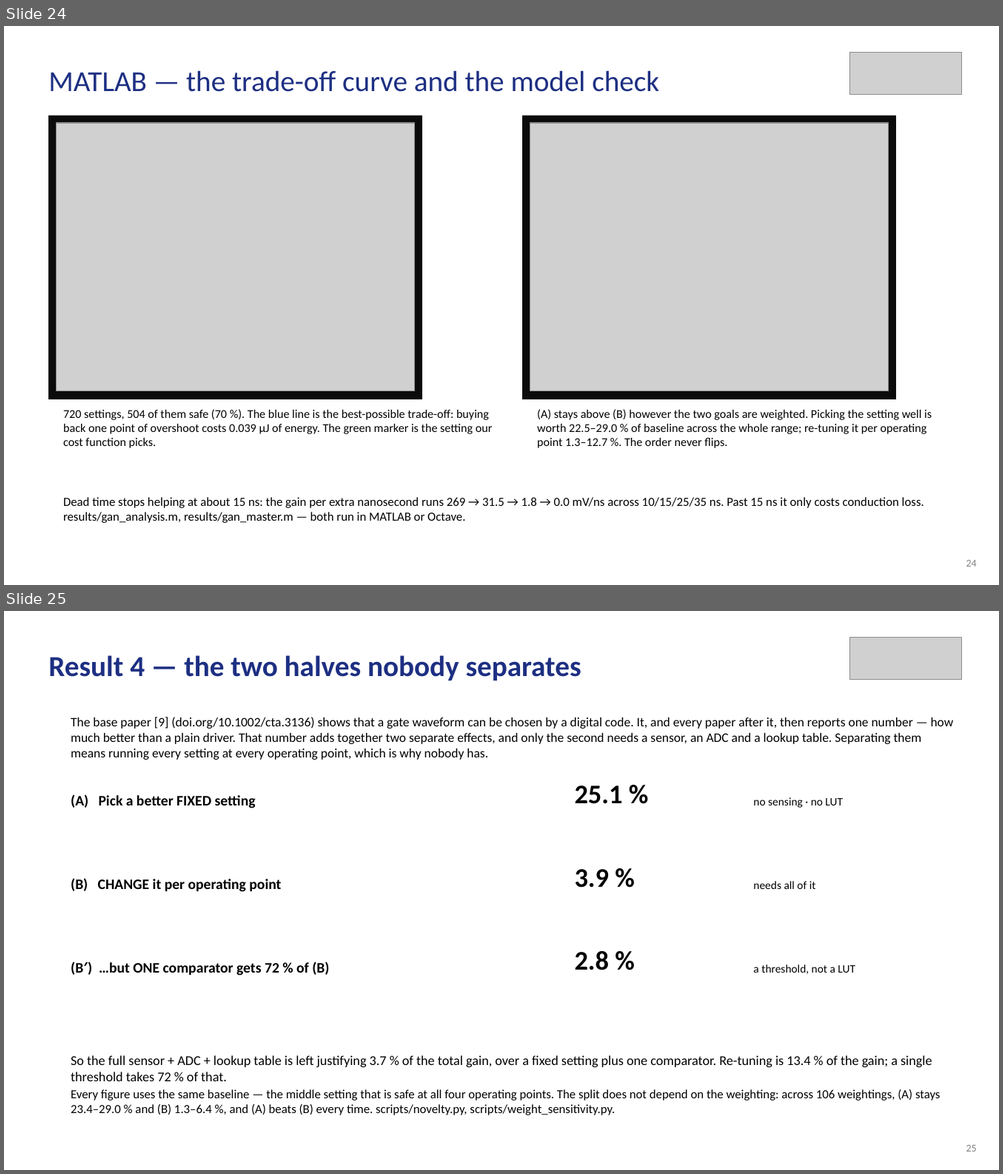
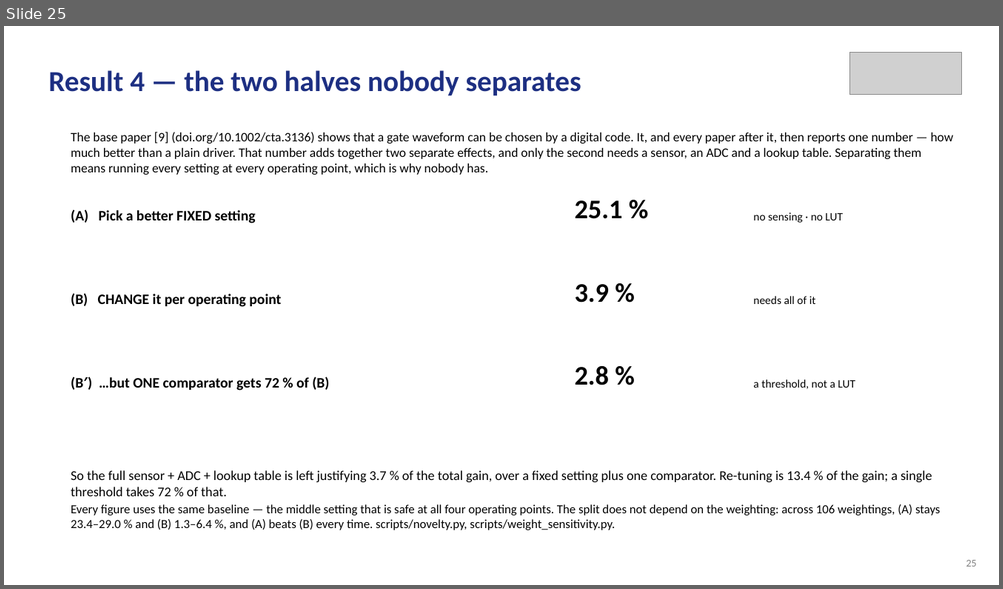
Before and after one commit to Amritha902/gan-driver, a slide deck: review/Review1_GaN_Segmented_Gate_Driver.pptx. Shown one above the other, each under a label of ours: slides 24 and 25 before the commit, slide 25 after it. The pictures are 1003x1174 and 1003x589 pixels, drawn with LibreOffice and Linux fonts; fonts in the diff are those of the drawing; grey boxes stand for pictures. Boxes give left, top, right and bottom in pixels: in the first picture for what was removed or moved away, otherwise in the second. Text is boxed around its words. In the diff, an @@ line names an element or a change of style, - is before the commit and + after.

```diff
--- a/review/Review1_GaN_Segmented_Gate_Driver.pptx
+++ b/review/Review1_GaN_Segmented_Gate_Driver.pptx
@@ slide 24 removed at [4,26,999,585], background #FFFFFF @@
@@ picture removed at [849,52,962,95] @@
@@ text removed at [48,70,659,92] @@
-MATLAB — the trade-off curve and the model check
@@ rectangle removed at [48,116,422,399] @@
@@ picture removed at [57,123,415,392] @@
@@ rectangle removed at [523,116,896,399] @@
@@ picture removed at [530,123,888,392] @@
@@ text removed at [63,409,492,449] @@
-720 settings, 504 of them safe (70 %). The blue line is the best-possible trade-off: buying back one point of overshoot costs 0.039 µJ of energy. The green marker is the setting our cost function picks.
@@ text removed at [537,409,931,449] @@
-(A) stays above (B) however the two goals are weighted. Picking the setting well is worth 22.5–29.0 % of baseline across the whole range; re-tuning it per operating point 1.3–12.7 %. The order never flips.
@@ text removed at [63,497,924,523] @@
-Dead time stops helping at about 15 ns: the gain per extra nanosecond runs 269 → 31.5 → 1.8 → 0.0 mV/ns across 10/15/25/35 ns. Past 15 ns it only costs conduction loss. results/gan_analysis.m, results/gan_master.m — both run in MATLAB or Octave.
@@ text removed at [966,560,976,567] @@
-24
```
Also in this commit, not shown: 11 slides changed, 1 slide added, 15 other files.
